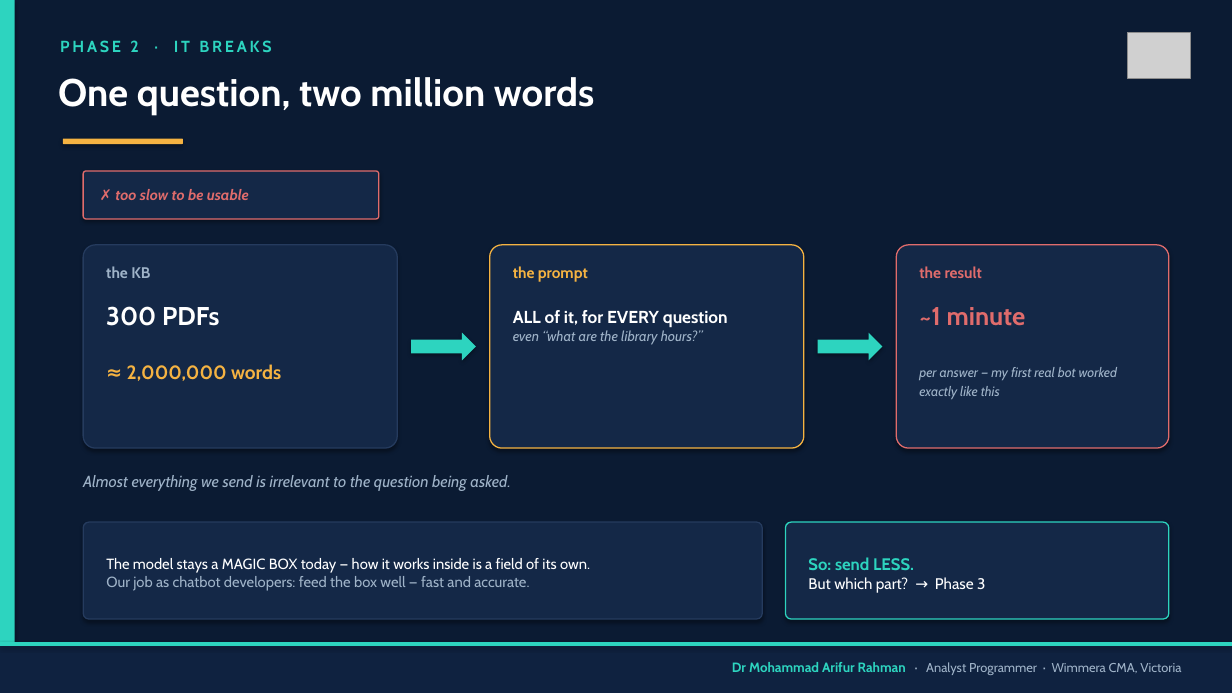
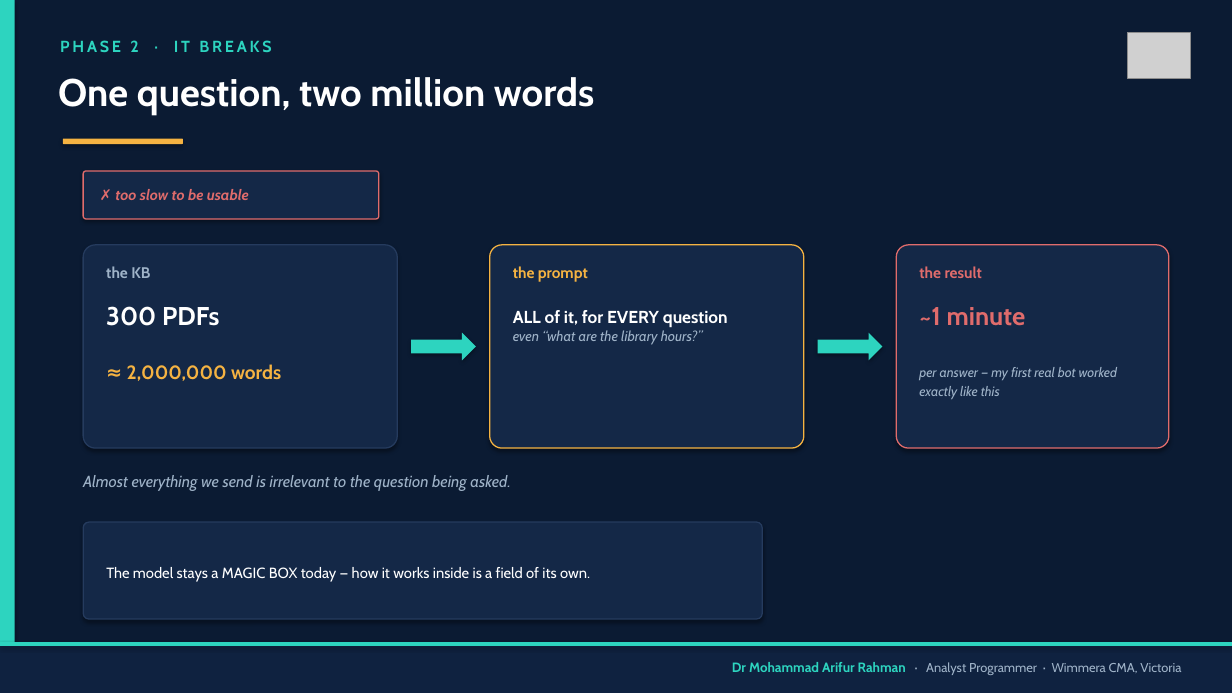
Before and after one commit to arifwcma/induction, a slide deck: slide 7 of lecture/deck.pptx. Drawn at 1232x693 pixels with LibreOffice and Linux fonts; fonts in the diff are those of the drawing; grey boxes stand for pictures. Boxes give left, top, right and bottom in pixels: in the first picture for what was removed or moved away, otherwise in the second. Text is boxed around its words. In the diff, an @@ line names an element or a change of style, - is before the commit and + after.

```diff
--- a/lecture/deck.pptx
+++ b/lecture/deck.pptx
@@ rounded rectangle removed at bbox=[786, 522, 1169, 619] @@
@@ text "The model stays a MAGIC ...": place and size @@
-text "The model stays a MAGIC ..." at bbox=[106, 558, 590, 591]
+text "The model stays a MAGIC ..." at bbox=[106, 567, 590, 582]
@@ text removed at bbox=[808, 557, 985, 593] @@
-So: send LESS.
-But which part? → Phase 3
@@ text at bbox=[106, 576, 529, 591]: paragraph removed @@
-Our job as chatbot developers: feed the box well — fast and accurate.
```
Also in this commit, not shown: 13 other slides changed, 2 other files.
